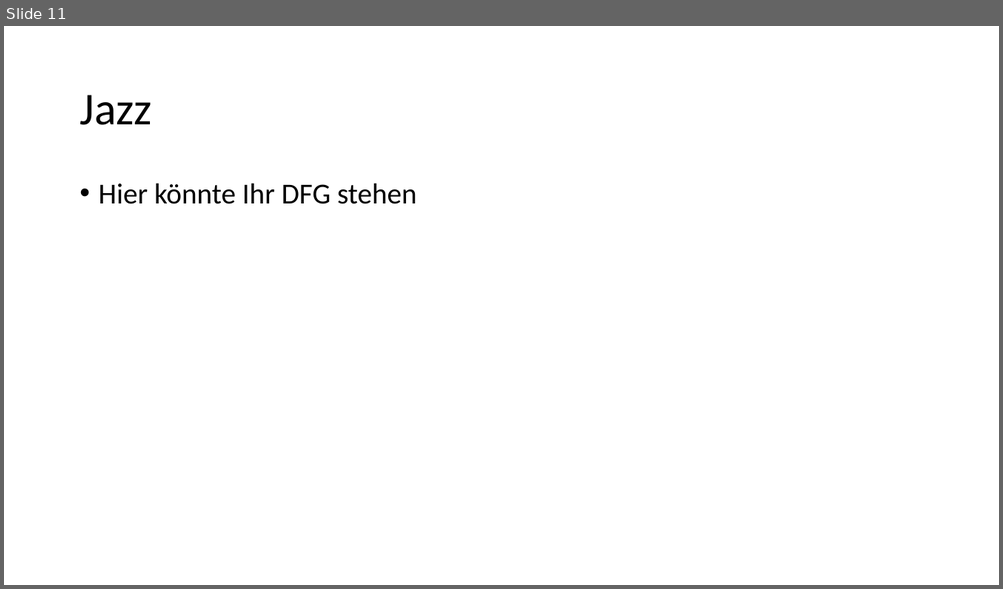
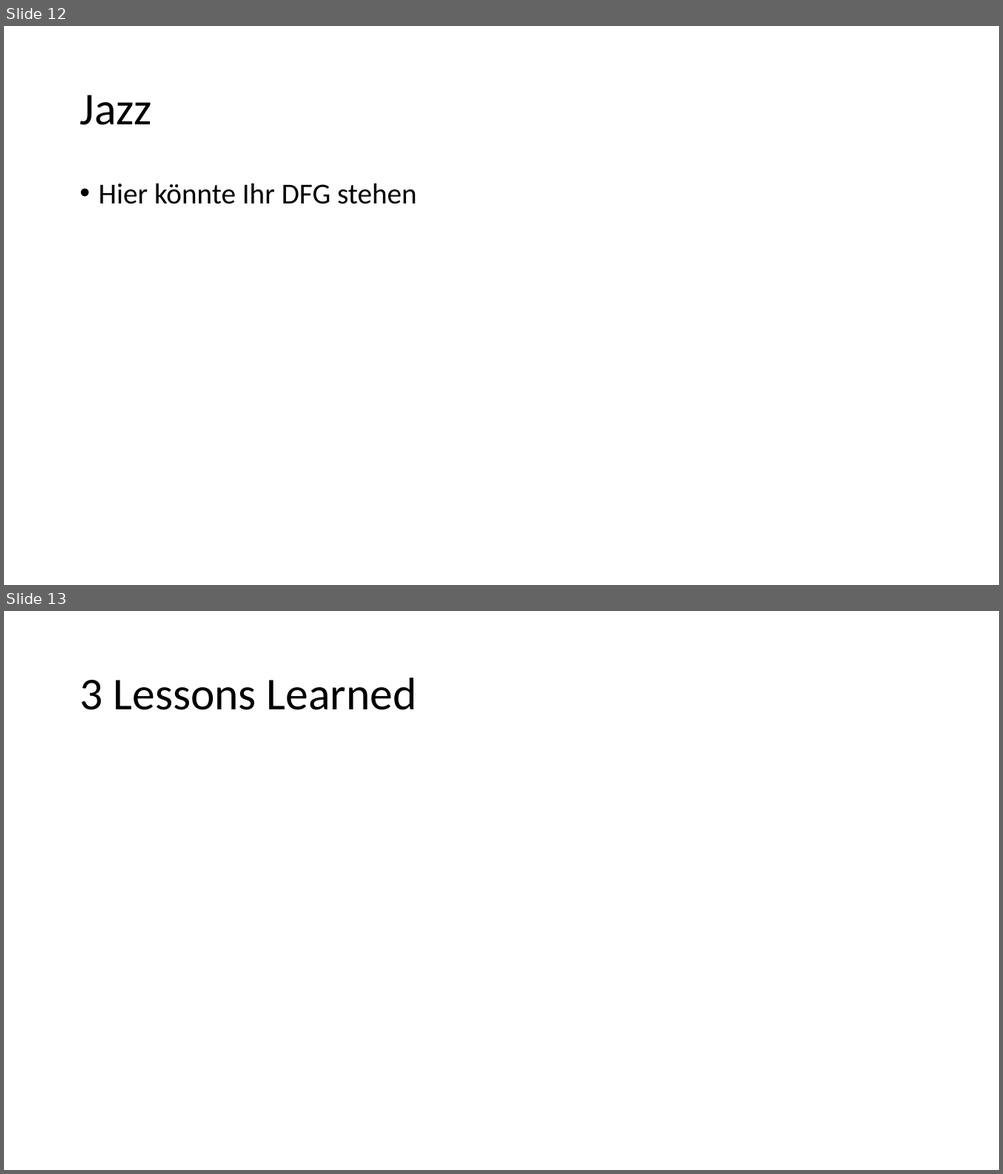
Before and after one commit to BauTobias93/ft_midi_project, a slide deck: MIDI Mining.pptx. Shown one above the other, each under a label of ours: slide 11 before the commit, slides 12 and 13 after it. The pictures are 1003x589 and 1003x1174 pixels, drawn with LibreOffice and Linux fonts; fonts in the diff are those of the drawing. Boxes give left, top, right and bottom in pixels: in the first picture for what was removed or moved away, otherwise in the second. Text is boxed around its words. In the diff, an @@ line names an element or a change of style, - is before the commit and + after.

```diff
--- a/MIDI Mining.pptx
+++ b/MIDI Mining.pptx
@@ slide 13 added at (x1=4, y1=611, x2=999, y2=1170), background #FFFFFF @@
@@ title added at (x1=79, y1=678, x2=417, y2=710), 44 pt, text #000000 @@
+3 Lessons Learned
@@ what was slide 11 is now slide 12 @@
```
Also in this commit, not shown: 4 slides changed, 1 other slide added, 1 other file.
